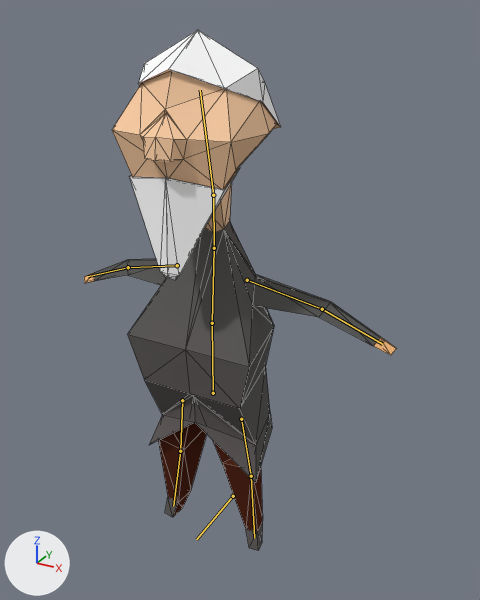
An edit to the Blender file The Overcoat/Assets/Models(blend)/Karakterler/armature1.blend, drawn before and after from the same camera.
Before and after are seen from a 50 mm camera at (1.13, -1.79, 1.95) aimed at (-0.22, 0.65, 0.73). Lighting does not change. The marker at lower left points along +X, +Y and +Z. The bones that bend it are drawn over the model as lines. Mesh edges are drawn as thin lines.
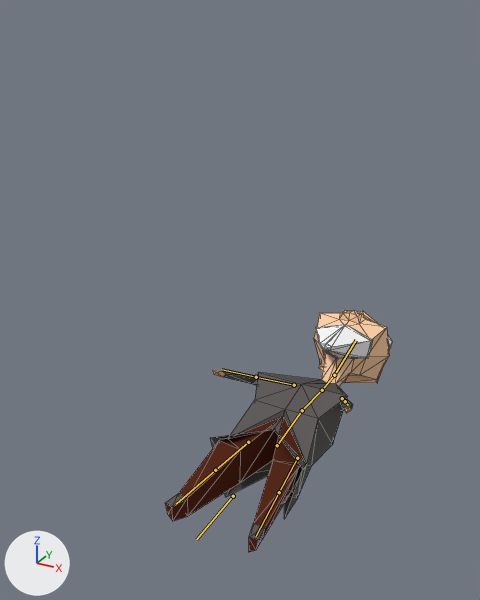
The newer file adds an action. The first version stands in its rest pose; the second is drawn at frame 21 of the action 'FallBack'.

Location of each change, [x1, y1, x2, y2] in pixels of the pictures (480 x 600 px):
'Cube.000', posed (27% narrower, 53% shorter)
    before: [84, 30, 397, 550]
    after: [165, 310, 392, 552]
bone 'Torso', root to tip
    before: (213, 393) to (212, 323)
    after: (277, 445) to (302, 410)
bone 'Chest', root to tip
    before: (212, 323) to (214, 248)
    after: (302, 410) to (322, 390)

What the commit changed:
Bone 'Torso' (bone_torso) moves from (0.0, 0.0, 0.0) to (0.0, -0.922, -0.879).
Bone 'Torso' (bone_torso) turns from (0, 0, 0) to (-83, 0, 0) degrees about its own x, y and z.
Bone 'Chest' (bone_chest) turns from (0, 0, 0) to (-90, 0, 0) degrees about its own x, y and z.
Bone 'HandIK.R' (bone_handik_r) moves from (0.0, 0.0, 0.0) to (-0.006, 0.128, -0.382).
Bone 'HandIK.L' (bone_handik_l) moves from (0.0, 0.0, 0.0) to (-0.146, 0.456, -0.259).
